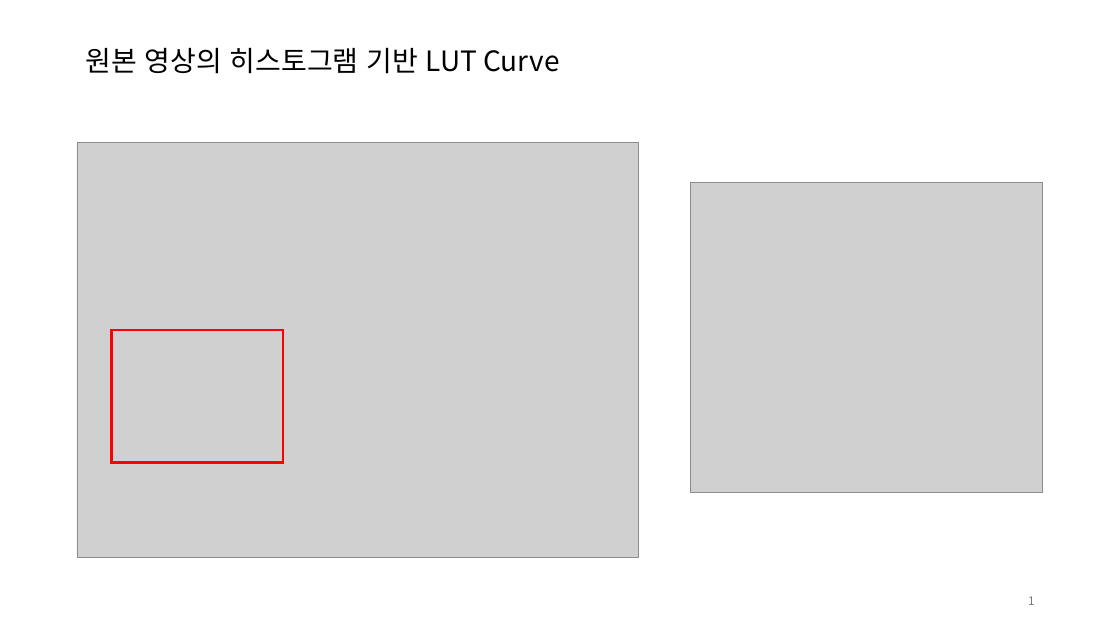
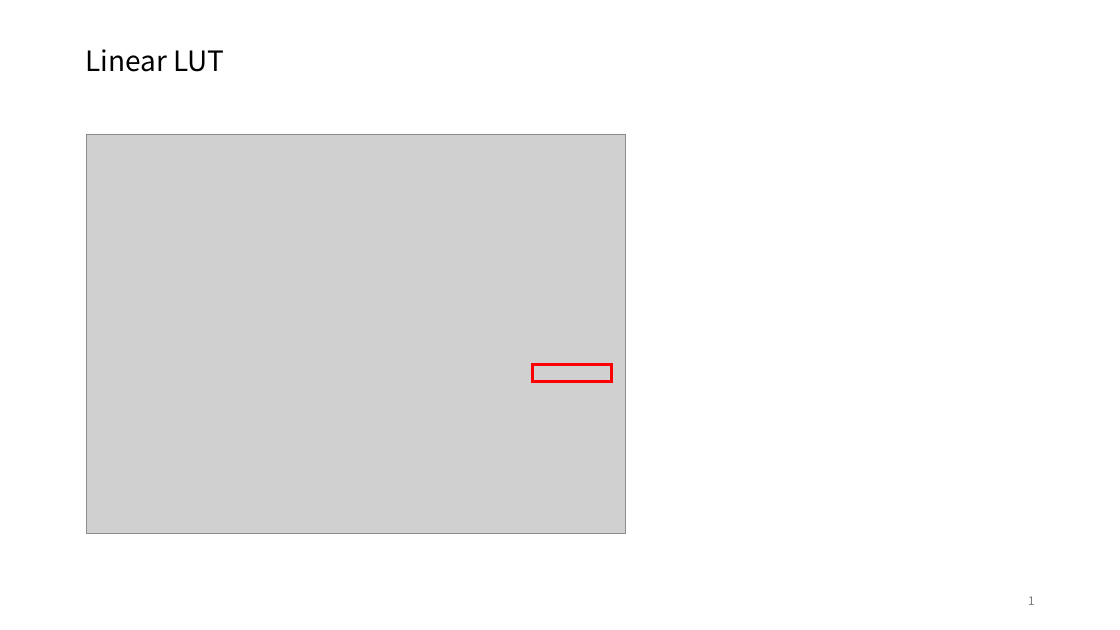
Before and after one commit to 92hwa/selfstudy, a slide deck: slide 1 of wpfEx01/wpfEx01/result_v1.5_250917/result_v1.5_250917.pptx (slide 2 before the commit). Drawn at 1120x630 pixels with LibreOffice and Linux fonts; fonts in the diff are those of the drawing; grey boxes stand for pictures. Boxes give left, top, right and bottom in pixels: in the first picture for what was removed or moved away, otherwise in the second. Text is boxed around its words. In the diff, an @@ line names an element or a change of style, - is before the commit and + after.

```diff
--- a/wpfEx01/wpfEx01/result_v1.5_250917/result_v1.5_250917.pptx
+++ b/wpfEx01/wpfEx01/result_v1.5_250917/result_v1.5_250917.pptx
@@ title at bbox=[85, 49, 224, 72]: text changed @@
-원본 영상의 히스토그램 기반 LUT Curve
+Linear LUT
@@ picture: place and size @@
-picture at bbox=[77, 143, 639, 558]
+picture at bbox=[87, 134, 626, 533]
@@ picture removed at bbox=[691, 182, 1044, 493] @@
@@ rectangle removed at bbox=[112, 330, 283, 463] @@
@@ rectangle added at bbox=[533, 365, 612, 381], outline #FF0000 2.25 pt @@
```
Also in this commit, not shown: 2 slides added, 1 slide removed, 5 other files.
